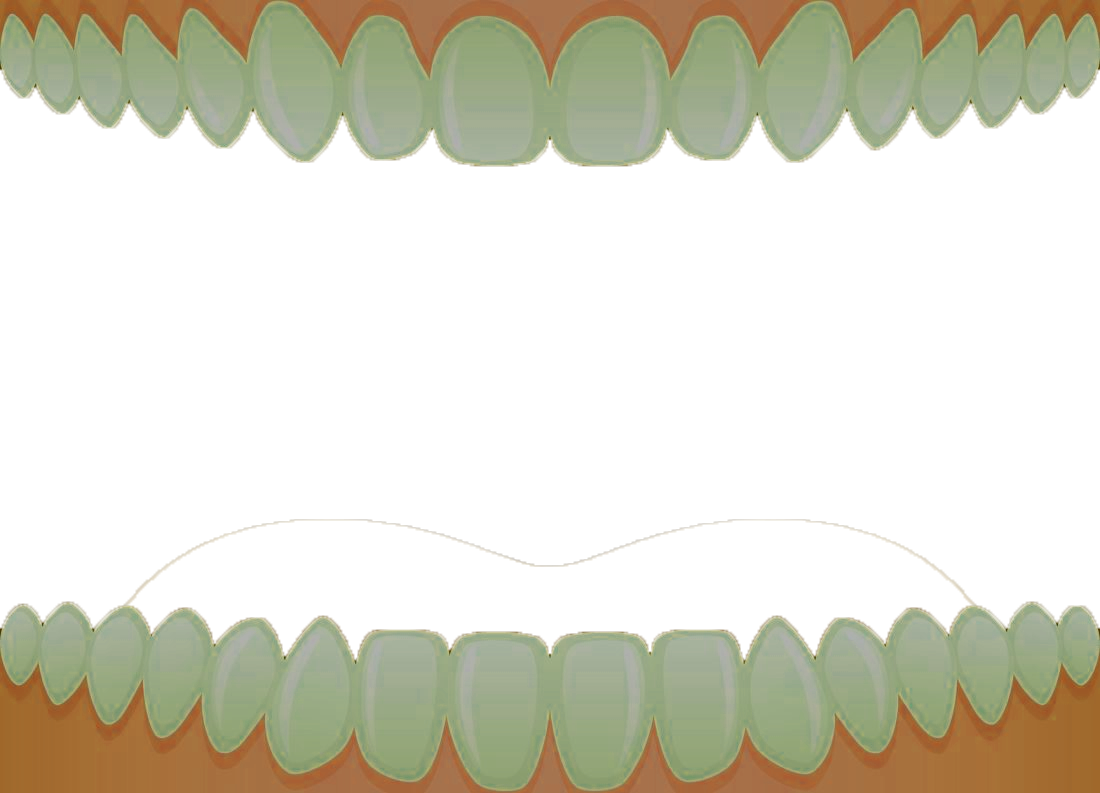
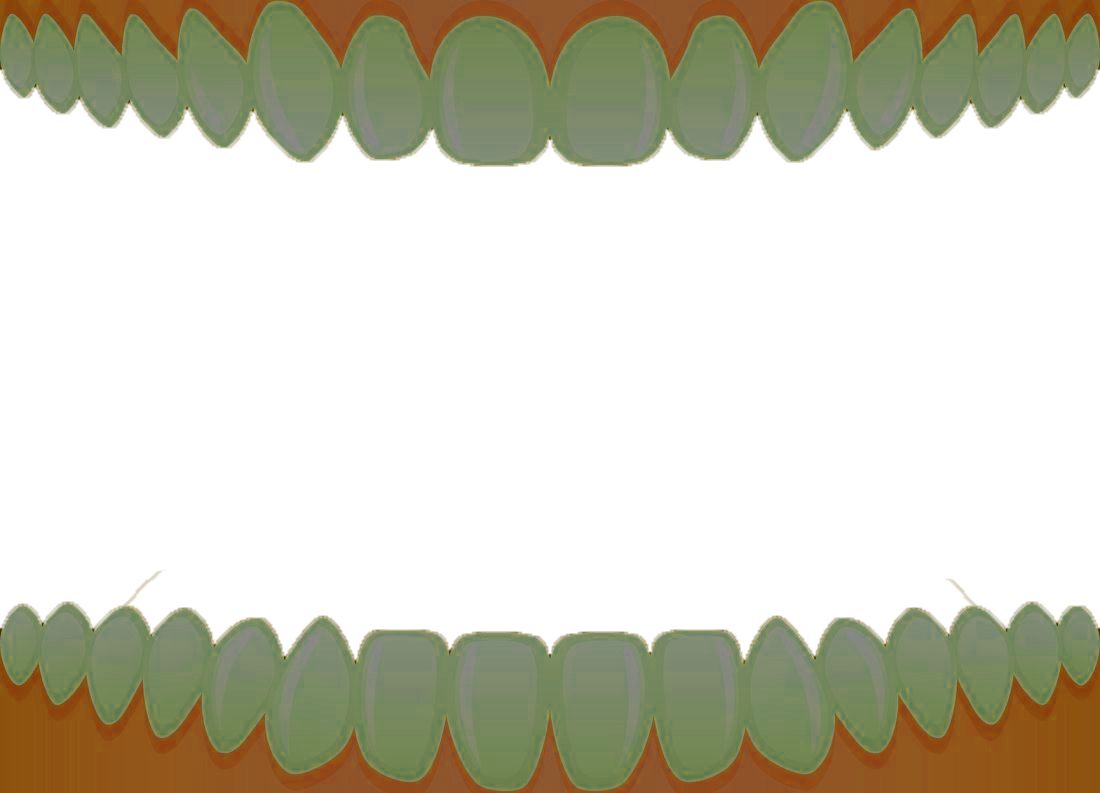
Layered file, before and after one edit (1100 × 793). Changes by layer:
painted on "Layer 1" over [155, 519, 953, 580]
